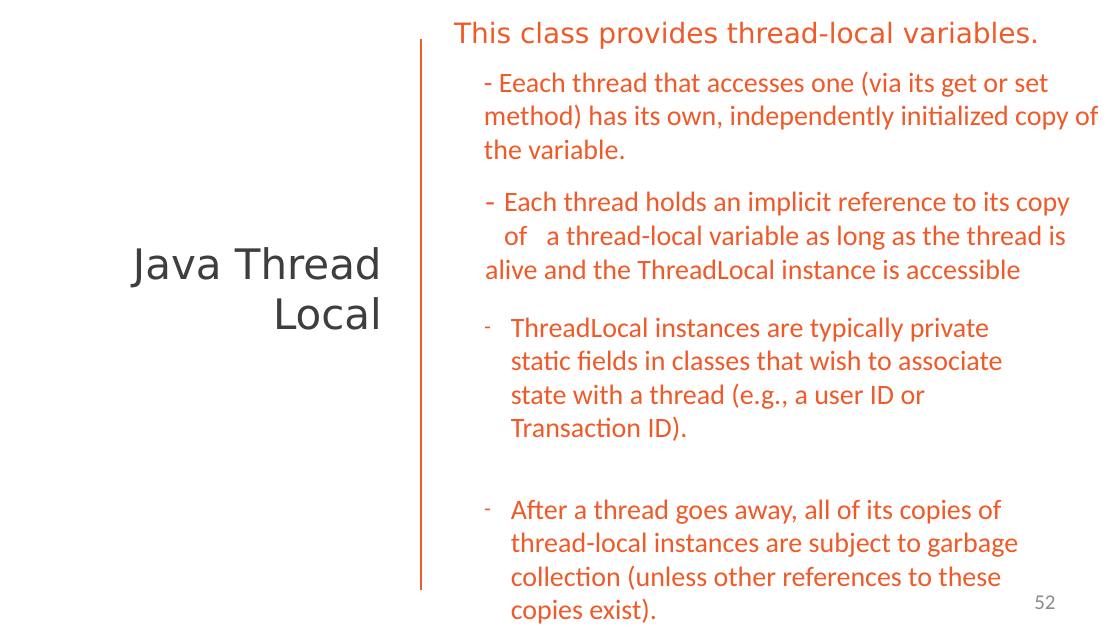
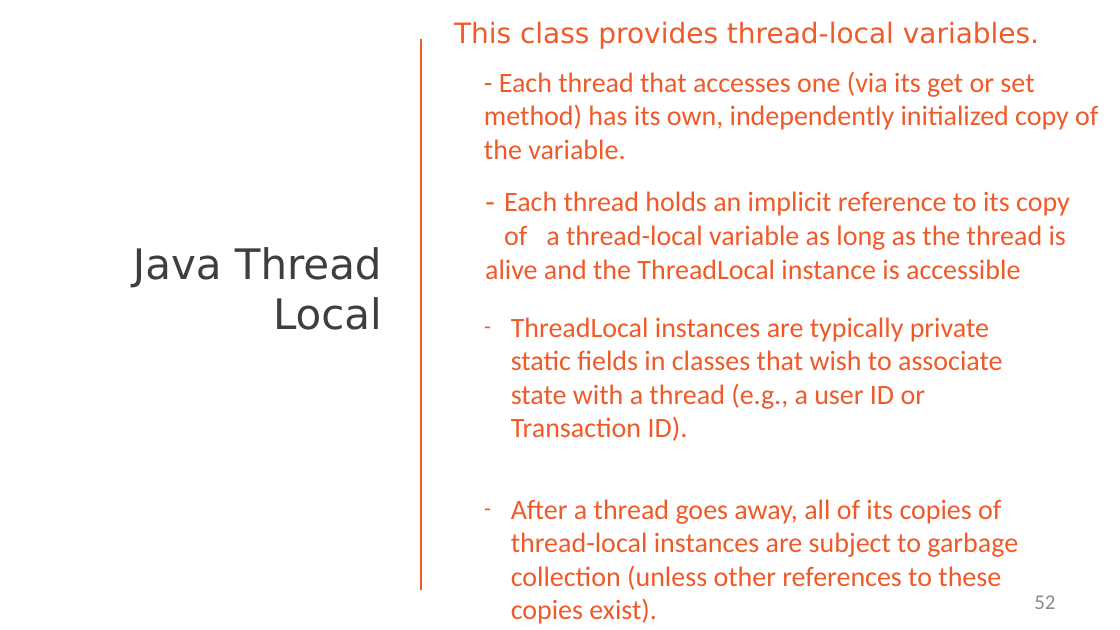
Before and after one commit to StevenJoseph19/Java-Apps, a slide deck: slide 52 of 2. Core Java/Day 6/Slides/14. Multithreading and Concurrency/multithreading-and-concurrency-part-2-slides.pptx. Drawn at 1120x630 pixels with LibreOffice and Linux fonts; fonts in the diff are those of the drawing; background and template pictures are left out. Boxes give left, top, right and bottom in pixels: in the first picture for what was removed or moved away, otherwise in the second. Text is boxed around its words. In the diff, an @@ line names an element or a change of style, - is before the commit and + after.

```diff
--- a/2. Core Java/Day 6/Slides/14. Multithreading and Concurrency/multithreading-and-concurrency-part-2-slides.pptx
+++ b/2. Core Java/Day 6/Slides/14. Multithreading and Concurrency/multithreading-and-concurrency-part-2-slides.pptx
@@ text at [484,71,1098,159]: text changed @@
-- Eeach thread that accesses one (via its get or set method) has its own, independently initialized copy of the variable.
+- Each thread that accesses one (via its get or set method) has its own, independently initialized copy of the variable.
```
Also in this commit, not shown: 30 other files.
